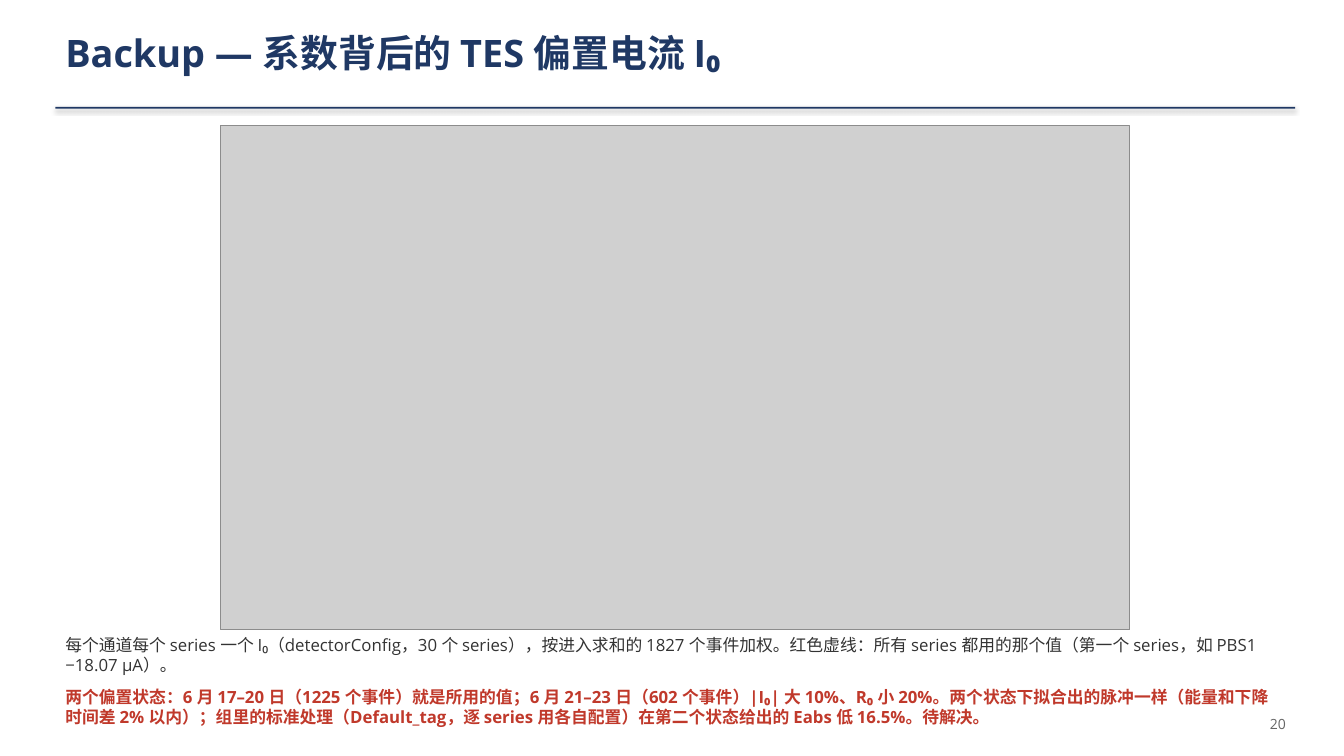
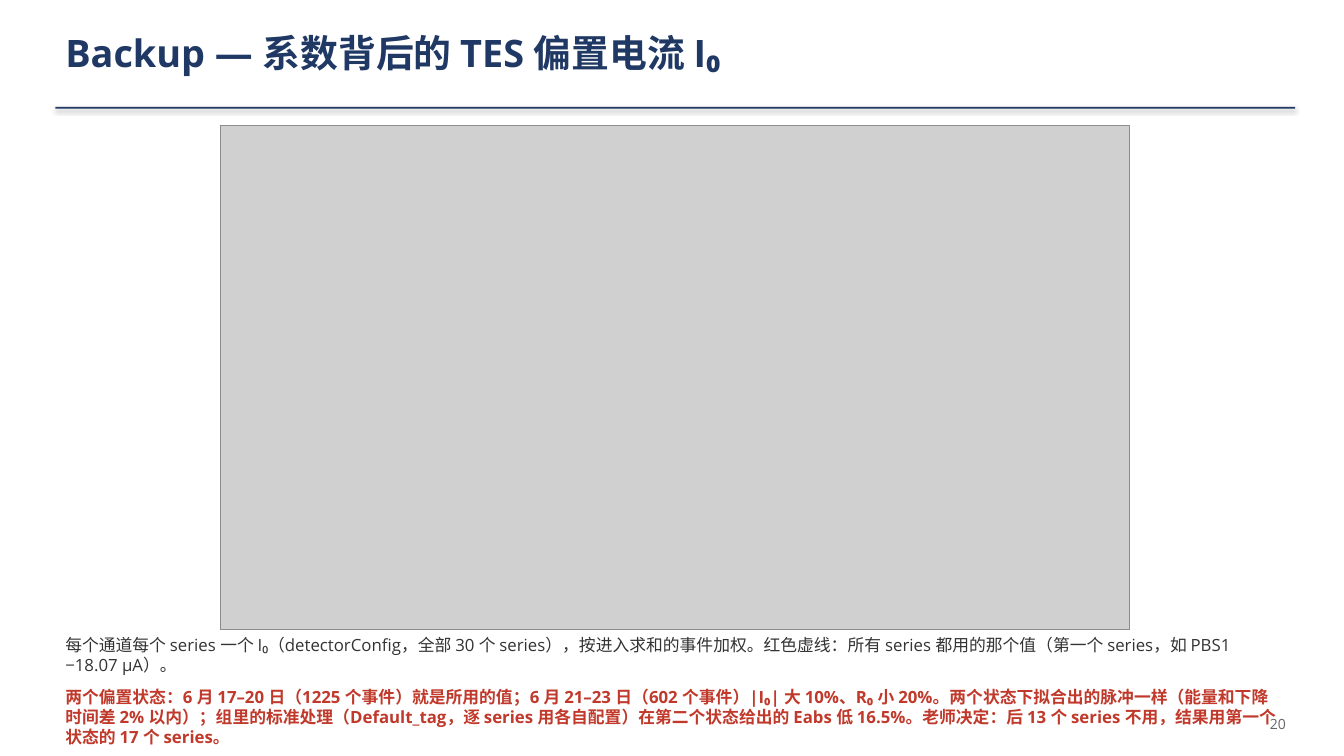
Before and after one commit to ZhihengLi0/urop, a slide deck: slide 20 of snolab_run4_phonon_pulse_analysis/collection_efficiency/presentation/SNOLAB_R4_collection_efficiency_20260910_zh.pptx. Drawn at 1344x756 pixels with LibreOffice and Linux fonts; fonts in the diff are those of the drawing; grey boxes stand for pictures. Boxes give left, top, right and bottom in pixels: in the first picture for what was removed or moved away, otherwise in the second. Text is boxed around its words. In the diff, an @@ line names an element or a change of style, - is before the commit and + after.

```diff
--- a/snolab_run4_phonon_pulse_analysis/collection_efficiency/presentation/SNOLAB_R4_collection_efficiency_20260910_zh.pptx
+++ b/snolab_run4_phonon_pulse_analysis/collection_efficiency/presentation/SNOLAB_R4_collection_efficiency_20260910_zh.pptx
@@ text at box(65, 637, 1276, 745): text changed @@
-每个通道每个 series 一个 I₀（detectorConfig，30 个 series），按进入求和的 1827 个事件加权。红色虚线：所有 series 都用的那个值（第一个 series，如 PBS1 −18.07 µA）。
-两个偏置状态：6 月 17–20 日（1225 个事件）就是所用的值；6 月 21–23 日（602 个事件）|I₀| 大 10%、R₀ 小 20%。两个状态下拟合出的脉冲一样（能量和下降时间差 2% 以内）；组里的标准处理（Default_tag，逐 series 用各自配置）在第二个状态给出的 Eabs 低 16.5%。待解决。
+每个通道每个 series 一个 I₀（detectorConfig，全部 30 个 series），按进入求和的事件加权。红色虚线：所有 series 都用的那个值（第一个 series，如 PBS1 −18.07 µA）。
+两个偏置状态：6 月 17–20 日（1225 个事件）就是所用的值；6 月 21–23 日（602 个事件）|I₀| 大 10%、R₀ 小 20%。两个状态下拟合出的脉冲一样（能量和下降时间差 2% 以内）；组里的标准处理（Default_tag，逐 series 用各自配置）在第二个状态给出的 Eabs 低 16.5%。老师决定：后 13 个 series 不用，结果用第一个状态的 17 个 series。
```
Also in this commit, not shown: 6 other slides changed, 31 other files.
